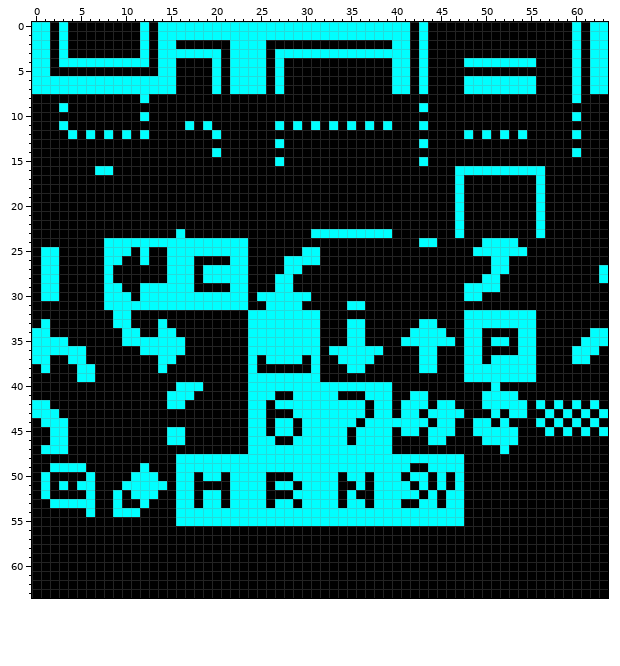
File history of a pixel-art sprite, client/sprites/tiles.png. Above, as it was before the edit.
The file is 64x64 pixels.
Now the later version:
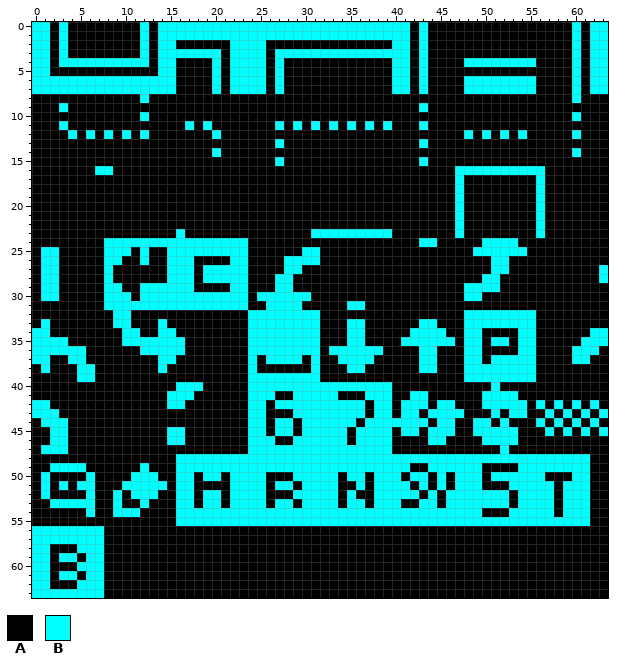
Palette (. is transparent): A #000000  B #00ffff
The edit:
Changed rows in their new state; - is an unchanged pixel.
first column x 0:
48 ------------------------------------------------BBBBBBBBBBBBBB
49 ------------------------------------------------BB----BBBBBBBB
50 ------------------------------------------------BB-BBBBBB---BB
51 ------------------------------------------------BB---BBBBB-BBB
52 ------------------------------------------------BBBBB-BBBB-BBB
53 ------------------------------------------------BBBBB-BBBB-BBB
54 ------------------------------------------------BB---BBBBB-BBB
55 ------------------------------------------------BBBBBBBBBBBBBB
56 BBBBBBBB------------------------------------------------------
57 BBBBBBBB------------------------------------------------------
58 BB---BBB------------------------------------------------------
59 BB-BB-BB------------------------------------------------------
60 BB---BBB------------------------------------------------------
61 BB-BB-BB------------------------------------------------------
62 BB---BBB------------------------------------------------------
63 BBBBBBBB------------------------------------------------------
Pixel boxes of the changes (left, top, right, bottom) in both pictures:
changed: (464, 454, 590, 526)
changed: (32, 526, 104, 598)
